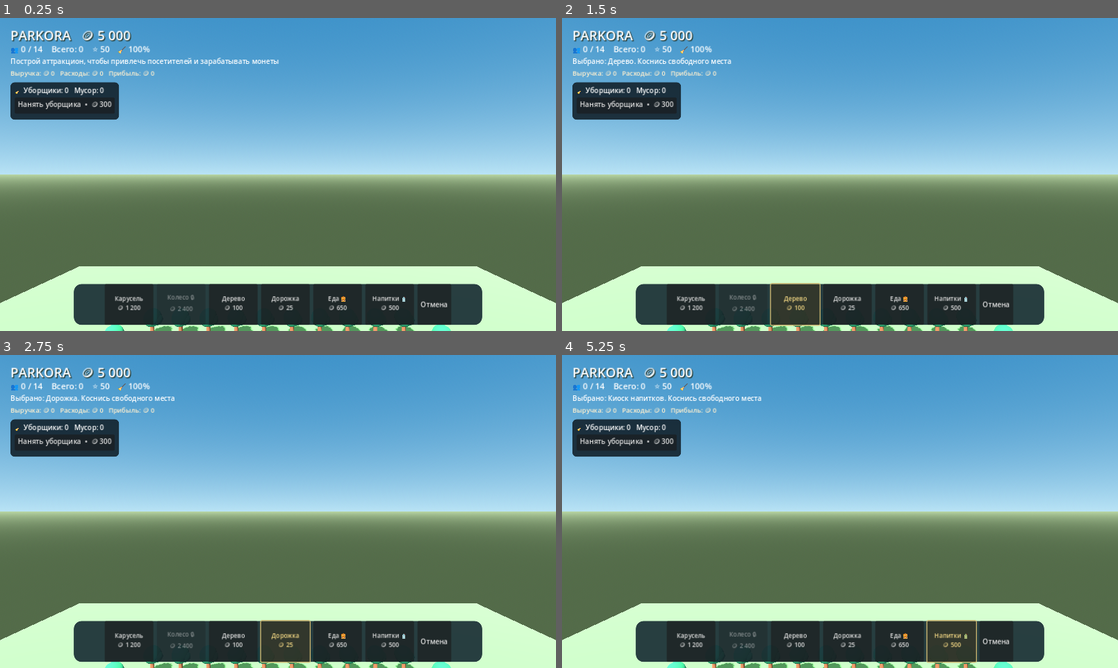
Above: before the commit, frames 1-4 (two rows, left to right).
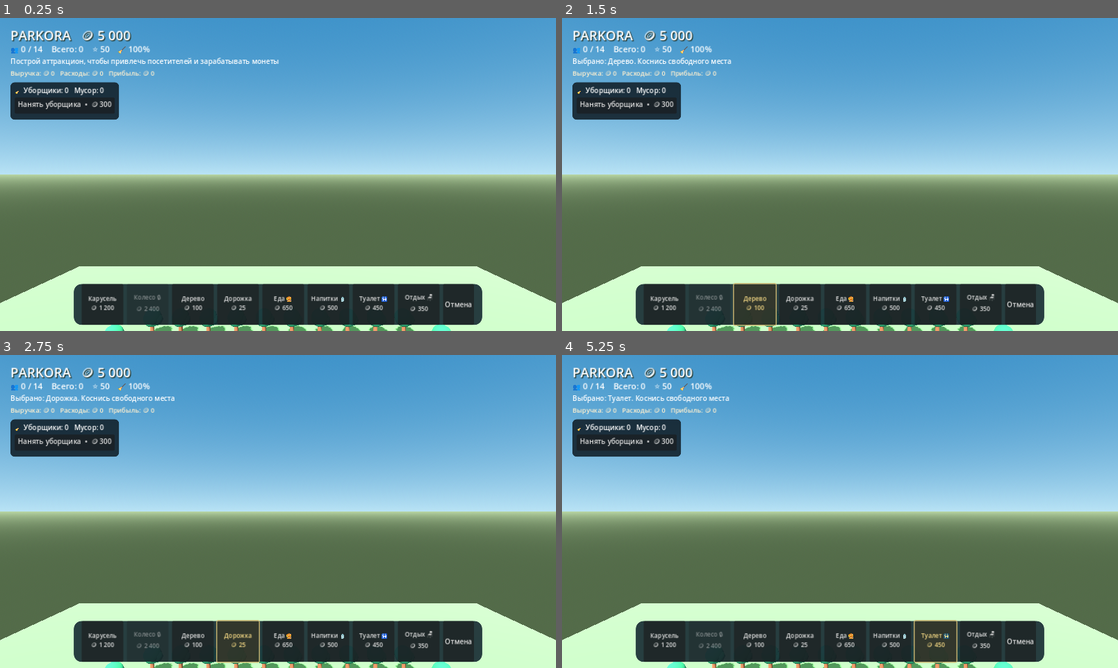
Above: after the commit, the same moments.

Repository: uchihabaha05-del/PARKORA
Game: Godot game, scene res://scenes/main.tscn
Same seed, same stepped clock (60 frames per second), same inputs: the game is played once before the commit and once after it.
Inputs (mouse positions are in pixels of both pictures, inside the frame that each line leads up to):
- Up to frame 1 (0.25 s): no input
- Up to frame 2 (1.5 s): click "Карусель 🪙 1 200" at 0.5 s; click "Дерево 🪙 100" at 1.25 s
- Up to frame 3 (2.75 s): click "Дорожка 🪙 25" at 2 s
- Up to frame 4 (5.25 s): click "Еда 🍔 🪙 650" at 2.75 s; click "Напитки 🥤 🪙 500" at 3.5 s; click "Отмена" at 4.25 s; click (934, 642) at 5 s, where only the run after the commit has a clickable "Туалет 🚻 🪙 450"

The runs differ from the first frame. In frame 1, 1.1% of the frame differs, in the area x 14-86%, y 84-94%; in frame 2, 1.4%; in frame 3, 1.5%; in frame 4, 1.6%, in the area x 8-86%, y 12-99%.

Commit message:
Add visitor toilets and rest facilities

Diff:
--- a/scripts/main.gd
+++ b/scripts/main.gd
@@ -1,7 +1,7 @@
 extends Node3D
 
 const STARTING_COINS := 5000
-const BUILD_COSTS := {"carousel": 1200, "ferris": 2400, "tree": 100, "path": 25, "food": 650, "drink": 500}
+const BUILD_COSTS := {"carousel": 1200, "ferris": 2400, "tree": 100, "path": 25, "food": 650, "drink": 500, "toilet": 450, "rest": 350}
 const RIDE_TICKET_PRICE := 35
 const ENTRY_TICKET_PRICE := 10
 const MAX_VISITORS := 14
@@ -19,6 +19,7 @@
 var visitors: Array[Dictionary] = []
 var rides: Array[Dictionary] = []
 var shops: Array[Dictionary] = []
+var facilities: Array[Dictionary] = []
 var path_cells: Dictionary = {}
 var spawn_timer := 1.0
 var total_visitors := 0
@@ -245,6 +246,8 @@
 	_add_build_button(row, "Дорожка\n🪙 25", "path")
 	_add_build_button(row, "Еда 🍔\n🪙 650", "food")
 	_add_build_button(row, "Напитки 🥤\n🪙 500", "drink")
+	_add_build_button(row, "Туалет 🚻\n🪙 450", "toilet")
+	_add_build_button(row, "Отдых 🪑\n🪙 350", "rest")
 	_add_clear_button(row)
 	_create_ride_management_panel(root)
 	_create_staff_panel(root)
@@ -518,7 +521,7 @@
 func _add_build_button(parent: HBoxContainer, caption: String, build_type: String) -> void:
 	var button := Button.new()
 	button.text = caption
-	button.custom_minimum_size = Vector2(112, 72)
+	button.custom_minimum_size = Vector2(96, 72)
 	button.add_theme_font_size_override("font_size", 14)
 	button.pressed.connect(_select_build.bind(build_type))
 	parent.add_child(button)
@@ -528,7 +531,7 @@
 func _add_clear_button(parent: HBoxContainer) -> void:
 	var button := Button.new()
 	button.text = "Отмена"
-	button.custom_minimum_size = Vector2(78, 72)
+	button.custom_minimum_size = Vector2(70, 72)
 	button.add_theme_font_size_override("font_size", 16)
 	button.pressed.connect(_select_build.bind(""))
 	parent.add_child(button)
@@ -559,6 +562,10 @@
 			return "Киоск еды"
 		"drink":
 			return "Киоск напитков"
+		"toilet":
+			return "Туалет"
+		"rest":
+			return "Зона отдыха"
 	return "Объект"
 
 
@@ -611,7 +618,7 @@
 	if coins < cost:
 		_set_hint("Не хватает монет для строительства")
 		return
-	if selected_build in ["carousel", "ferris", "food", "drink"]:
+	if selected_build in ["carousel", "ferris", "food", "drink", "toilet", "rest"]:
 		if _find_path(Vector3(0, 0, 13), position + Vector3(0, 0, 2.0)).is_empty():
 			_set_hint("Подведи дорожку к объекту — посетители должны иметь к нему доступ")
 			return
@@ -627,6 +634,8 @@
 			_register_path(position)
 		"food", "drink":
 			_create_shop(selected_build, position)
+		"toilet", "rest":
+			_create_facility(selected_build, position)
 	coins -= cost
 	var saved_ride := {"type": selected_build, "position": position}
 	if selected_build in ["carousel", "ferris"] and not rides.is_empty():
@@ -654,6 +663,24 @@
 	_add_box_local(kiosk, Vector3(0, 2.35, 0), Vector3(2.6, 0.18, 2.2), yellow_material)
 	_add_box_local(kiosk, Vector3(0, 2.05, -0.85), Vector3(2.5, 0.55, 0.12), green_material if shop_type == "food" else blue_material)
 	shops.append({"kind": shop_type, "position": position, "timer": 5.0, "served": 0})
+
+func _create_facility(facility_type: String, position: Vector3) -> void:
+	var building := Node3D.new()
+	building.position = position
+	add_child(building)
+	if facility_type == "toilet":
+		_add_box_local(building, Vector3(0, 1.0, 0), Vector3(2.5, 2.0, 2.2), cream_material)
+		_add_box_local(building, Vector3(0, 2.1, 0), Vector3(2.7, 0.22, 2.4), blue_material)
+		_add_box_local(building, Vector3(0, 1.25, -1.12), Vector3(0.9, 0.85, 0.08), blue_material)
+		_add_box_local(building, Vector3(0, 2.65, 0), Vector3(0.7, 0.35, 0.15), yellow_material)
+	else:
+		_add_box_local(building, Vector3(0, 0.35, 0), Vector3(3.0, 0.35, 1.6), wood_material)
+		_add_box_local(building, Vector3(-1.15, 0.85, 0), Vector3(0.18, 0.8, 1.6), wood_material)
+		_add_box_local(building, Vector3(1.15, 0.85, 0), Vector3(0.18, 0.8, 1.6), wood_material)
+		_add_box_local(building, Vector3(0, 1.65, 0), Vector3(3.2, 0.18, 1.9), green_material)
+		for i in range(3):
+			_add_cylinder_local(building, Vector3(-0.8 + float(i) * 0.8, 0.9, 0), 0.08, 1.0, wood_material)
+	facilities.append({"kind": facility_type, "position": position, "served": 0})
 
 
 func _create_tree(position: Vector3) -> void:
@@ -746,6 +773,8 @@
 				_register_path(object_position)
 			"food", "drink":
 				_create_shop(object_type, object_position)
+			"toilet", "rest":
+				_create_facility(object_type, object_position)
 		if object_type in ["carousel", "ferris"] and not rides.is_empty():
 			var restored_ride: Dictionary = rides[rides.size() - 1]
 			restored_ride["level"] = int(saved_object.get("level", 1))
@@ -789,7 +818,7 @@
 	if maintenance_timer > 0.0:
 		return
 	maintenance_timer = 10.0
-	var upkeep := shops.size() + cleaners * 8
+	var upkeep := shops.size() + facilities.size() * 2 + cleaners * 8
 	for ride in rides:
 		upkeep += 2 + int(ride.get("level", 1))
 	if upkeep <= 0:
@@ -835,7 +864,7 @@
 		rides[target_index]["queue"] = queue
 		person.queue_free()
 		return
-	visitors.append({"node": person, "person_id": person.get_in …(214 unchanged characters)… 0), "thirst": randf_range(20.0, 40.0), "shop_index": -1, "service_done": false, "willingness_to_pay": willingness_to_pay})
+	visitors.append({"node": person, "person_id": person.get_in …(214 unchanged characters)… 0), "thirst": randf_range(20.0, 40.0), "hygiene": randf_range(10.0, 25.0), "rest": randf_range(10.0, 25.0), "shop_index": -1, "facility_index": -1, "service_done": false, "willingness_to_pay": willingness_to_pay})
 	coins += ENTRY_TICKET_PRICE
 	total_visitors += 1
 	total_income += ENTRY_TICKET_PRICE
@@ -956,6 +985,8 @@
 			continue
 		visitor["hunger"] = minf(100.0, float(visitor.get("hunger", 0.0)) + delta * 0.22)
 		visitor["thirst"] = minf(100.0, float(visitor.get("thirst", 0.0)) + delta * 0.3)
+		visitor["hygiene"] = minf(100.0, float(visitor.get("hygiene", 0.0)) + delta * 0.12)
+		visitor["rest"] = minf(100.0, float(visitor.get("rest", 0.0)) + delta * 0.08)
 		var person_id: int = visitor["person_id"]
 		var queue_index := _find_visitor_queue_index(ride_index, person_id)
 		if visitor["state"] == "walking":
@@ -1059,6 +1090,41 @@
 					_set_hint(("Посетитель купил еду" if shop_kind == "food" else "Посетитель купил напиток") + ": +🪙 " + str(sale_price))
 				visitor["service_done"] = true
 				_send_visitor_to_exit(visitor, person)
+		elif visitor["state"] == "walking_to_facility":
+			var facility_route: Array = visitor["route"]
+			if facility_route.is_empty():
+				_send_visitor_to_exit(visitor, person)
+				continue
+			var facility_waypoint: Vector3 = facility_route[visitor["route_index"]]
+			var facility_direction: Vector3 = facility_waypoint - person.position
+			facility_direction.y = 0.0
+			if facility_direction.length() < 0.3:
+				visitor["route_index"] += 1
+				if visitor["route_index"] >= facility_route.size():
+					visitor["state"] = "using_facility"
+					visitor["wait"] = 4.0
+			else:
+				person.position += facility_direction.normalized() * delta * 2.2
+				person.look_at(Vector3(facility_waypoint.x, person.position.y, facility_waypoint.z), Vector3.UP)
+		elif visitor["state"] == "using_facility":
+			visitor["wait"] -= delta
+			if visitor["wait"] <= 0.0:
+				var facility_index: int = int(visitor.get("facility_index", -1))
+				if facility_index >= 0 and facility_index < facilities.size():
+					var facility_kind: String = facilities[facility_index]["kind"]
+					var service_price := 8 if facility_kind == "toilet" else 6
+					coins += service_price
+					total_income += service_price
+					facilities[facility_index]["served"] = int(facilities[facility_index].get("served", 0)) + 1
+					if facility_kind == "toilet":
+						visitor["hygiene"] = 0.0
+					else:
+						visitor["rest"] = 0.0
+					park_rating = minf(100.0, park_rating + 1.0)
+					_update_hud()
+					_set_hint(("Посетитель воспользовался туалетом" if facility_kind == "toilet" else "Посетитель отдохнул") + ": +🪙 " + str(service_price))
+				visitor["service_done"] = true
+				_send_visitor_to_exit(visitor, person)
 		elif visitor["state"] == "leaving":
 			var exit_route: Array = visitor["route"]
 			if exit_route.is_empty():
@@ -1081,35 +1147,58 @@
 
 
 func _send_visitor_to_service(visitor: Dictionary, person: Node3D) -> void:
-	if bool(visitor.get("service_done", false)) or shops.is_empty():
+	if bool(visitor.get("service_done", false)):
 		_send_visitor_to_exit(visitor, person)
 		return
-	var best_shop := -1
+	var best_kind := ""
+	var best_index := -1
 	var best_route: Array = []
-	var best_score := -INF
+	var best_score := 25.0
 	for shop_index in range(shops.size()):
 		var shop_kind: String = shops[shop_index]["kind"]
 		var need_level := float(visitor.get("hunger", 0.0)) if shop_kind == "food" else float(visitor.get("thirst", 0.0))
+		var price := 18 if shop_kind == "food" else 12
+		if need_level < 30.0 or price > int(visitor.get("willingness_to_pay", 35)):
+			continue
 		var shop_position: Vector3 = shops[shop_index]["position"]
-		var service_position := shop_position + Vector3(0, 0, 2.0)
-		var candidate_route := _find_path(person.position, service_position)
+		var candidate_route := _find_path(person.position, shop_position + Vector3(0, 0, 2.0))
 		if candidate_route.is_empty():
 			continue
-		var distance := person.position.distance_to(shop_position)
-		var score := need_level - distance * 0.5
+		var score := need_level - person.position.distance_to(shop_position) * 0.5
 		if score > best_score:
 			best_score = score
-			best_shop = shop_index
+			best_kind = shop_kind
+			best_index = shop_index
 			best_route = candidate_route
-	if best_shop < 0:
+	for facility_index in range(facilities.size()):
+		var facility_kind: String = facilities[facility_index]["kind"]
+		var need_level := float(visitor.get("hygiene", 0.0)) if facility_kind == "toilet" else float(visitor.get("rest", 0.0))
+		var price := 8 if facility_kind == "toilet" else 6
+		if need_level < 30.0 or price > int(visitor.get("willingness_to_pay", 35)):
+			continue
+		var facility_position: Vector3 = facilities[facility_index]["position"]
+		var candidate_route := _find_path(person.position, facility_position + Vector3(0, 0, 2.0))
+		if candidate_route.is_empty():
+			continue
+		var score := need_level - person.position.distance_to(facility_position) * 0.5
+		if score > best_score:
+			best_score = score
+			best_kind = facility_kind
+			best_index = facility_index
+			best_route = candidate_route
+	if best_index < 0:
 		_send_visitor_to_exit(visitor, person)
 		return
-	var selected_kind: String = shops[best_shop]["kind"]
-	visitor["shop_index"] = best_shop
 	visitor["route"] = best_route
 	visitor["route_index"] = 0
-	visitor["state"] = "walking_to_shop"
-	_set_hint("Посетитель направился в " + ("киоск еды" if selected_kind == "food" else "киоск напитков"))
+	if best_kind in ["food", "drink"]:
+		visitor["shop_index"] = best_index
+		visitor["state"] = "walking_to_shop"
+		_set_hint("Посетитель направился в " + ("киоск еды" if best_kind == "food" else "киоск напитков"))
+	else:
+		visitor["facility_index"] = best_index
+		visitor["state"] = "walking_to_facility"
+		_set_hint("Посетитель направился " + ("в туалет" if best_kind == "toilet" else "в зону отдыха"))
 
 
 func _send_visitor_to_exit(visitor: Dictionary, person: Node3D) -> void:
